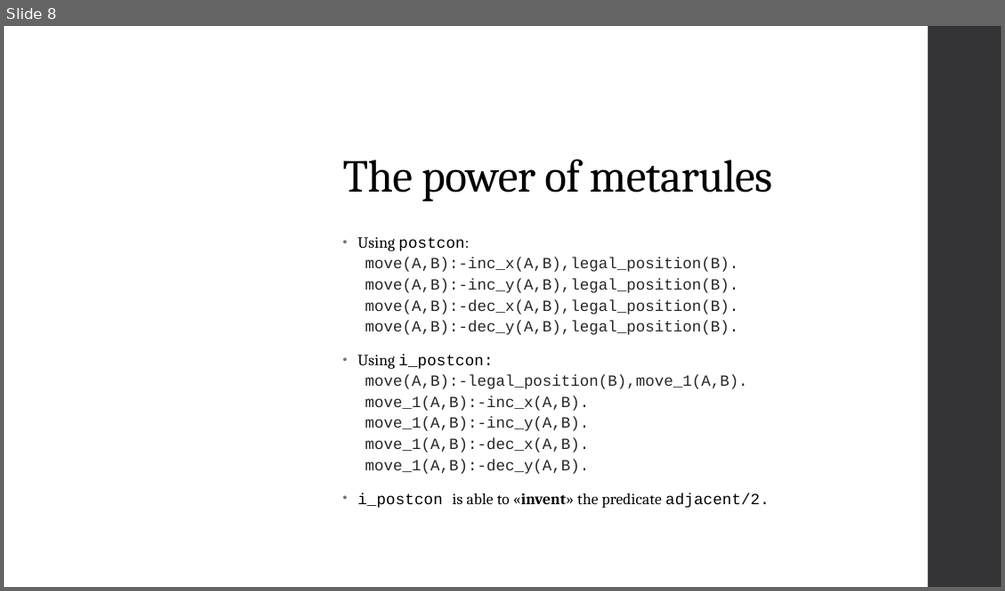
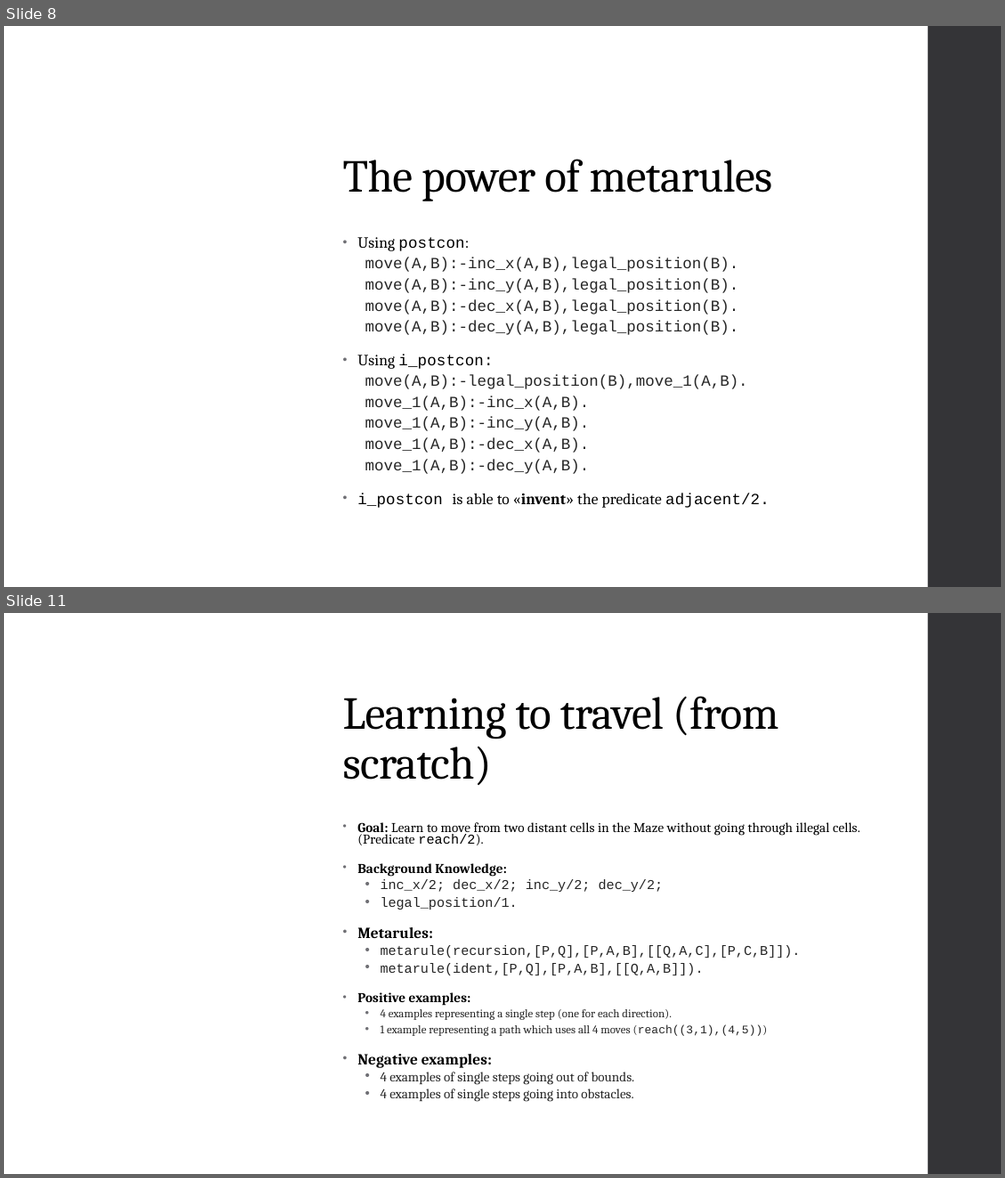
Before and after one commit to Alex-Dell1/ATAI_Maze_Project, a slide deck: ATAI_Presentation.pptx. Shown one above the other, each under a label of ours: slide 8 before the commit, slides 8 and 11 after it; the slides between them are not shown. The pictures are 1005x591 and 1005x1178 pixels, drawn with LibreOffice and Linux fonts; fonts in the diff are those of the drawing; background and template pictures are left out. Boxes give left, top, right and bottom in pixels: in the first picture for what was removed or moved away, otherwise in the second. Text is boxed around its words. In the diff, an @@ line names an element or a change of style, - is before the commit and + after.

```diff
--- a/ATAI_Presentation.pptx
+++ b/ATAI_Presentation.pptx
@@ slide 11 added at box(4, 613, 1001, 1174), background picture (left out); not listed: 1 template element that a slide beside it also shows @@
@@ rectangle added at box(295, 613, 928, 1174), fill #FFFFFF at 91% opacity @@
@@ title added at box(343, 696, 778, 785), 44 pt, text #000000 @@
+Learning to travel (from scratch)
@@ text added at box(357, 822, 860, 1102), 12.9 pt, text #262626 @@
+• Goal: Learn to move from two distant cells in the Maze without going through illegal cells. (Predicate reach/2).
+• Background Knowledge:
+  • inc_x/2; dec_x/2; inc_y/2; dec_y/2;
+  • legal_position/1.
+• Metarules:
+  • metarule(recursion,[P,Q],[P,A,B],[[Q,A,C],[P,C,B]]).
+  • metarule(ident,[P,Q],[P,A,B],[[Q,A,B]]).
+• Positive examples:
+  • 4 examples representing a single step (one for each direction).
+  • 1 example representing a path which uses all 4 moves (reach((3,1),(4,5)))
+• Negative examples:
+  • 4 examples of single steps going out of bounds.
+  • 4 examples of single steps going into obstacles.
```
Also in this commit, not shown: 5 slides changed, 3 other files.
